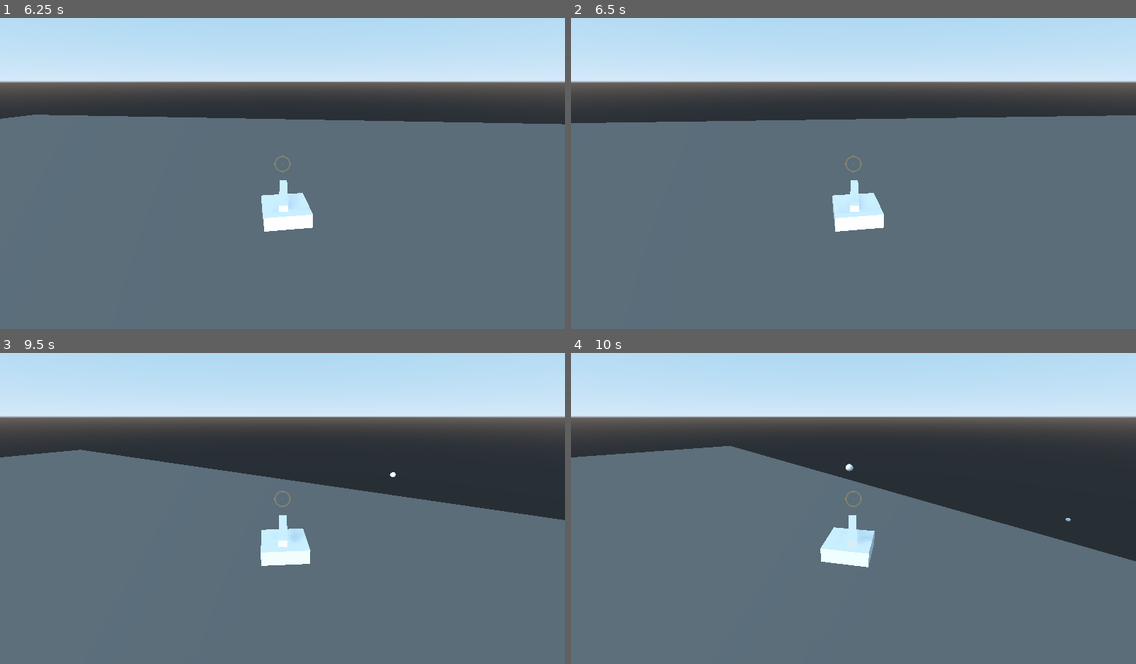
Above: before the commit, frames 1-4 (two rows, left to right).
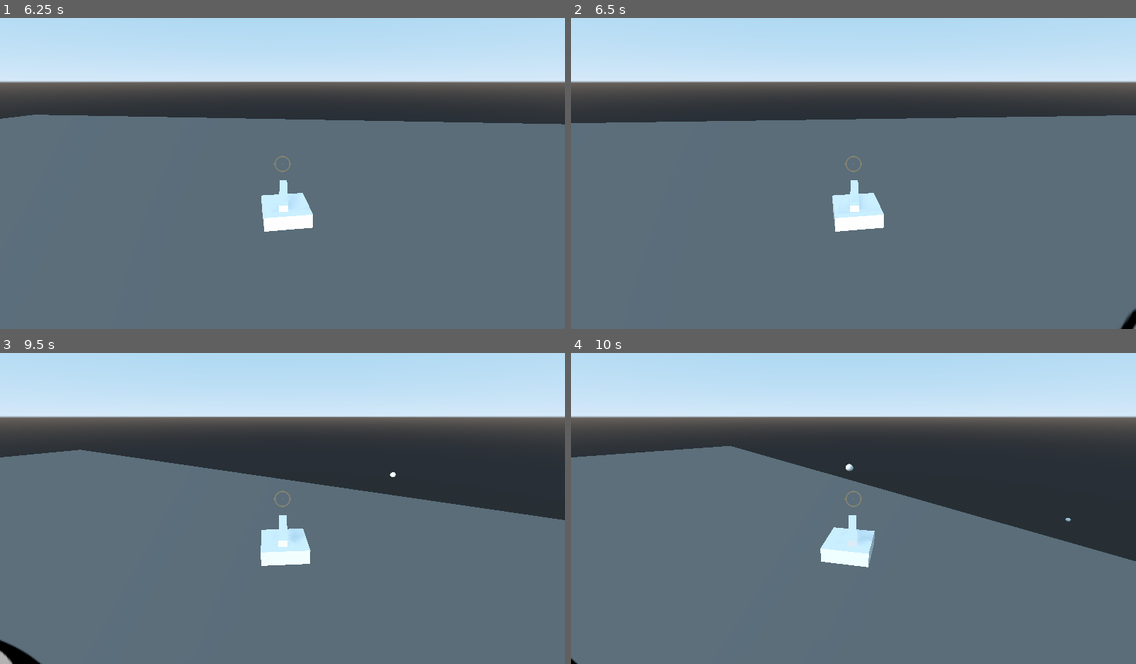
Above: after the commit, the same moments.

Repository: HelmetBugg/BioTank
Game: Godot game, scene res://Main.tscn
Same seed, same stepped clock (60 frames per second), same inputs: the game is played once before the commit and once after it.
Inputs (mouse positions are in pixels of both pictures, inside the frame that each line leads up to):
- Up to frame 1 (6.25 s): move the mouse to (276, 170) at 0.52 s; hold W (forward) 0.53-2.78 s; click (276, 170) at 0.6 s; move the mouse to (322, 167) at 1.27 s; click (322, 167) at 1.35 s; move the mouse to (237, 161) at 2.02 s; click (237, 161) at 2.1 s; move the mouse to (288, 164) at 2.77 s; hold A (turn_left) 2.78-3.53 s; click (288, 164) at 2.85 s; move the mouse to (259, 157) at 3.52 s; hold W (forward) 3.53-5.78 s; click (259, 157) at 3.6 s; move the mouse to (310, 164) at 4.27 s; click (310, 164) at 4.35 s; move the mouse to (254, 164) at 5.02 s; click (254, 164) at 5.1 s; move the mouse to (293, 157) at 5.77 s; hold D (turn_right) from 5.78 s (still down); click (293, 157) at 5.85 s
- Up to frame 2 (6.5 s): keep holding D (turn_right)
- Up to frame 3 (9.5 s): move the mouse to (276, 505) at 6.52 s; release D (turn_right) at 6.53 s; hold W (forward) 6.53-8.78 s; click (276, 505) at 6.6 s; move the mouse to (322, 502) at 7.27 s; click (322, 502) at 7.35 s; move the mouse to (237, 496) at 8.02 s; click (237, 496) at 8.1 s; move the mouse to (288, 499) at 8.77 s; hold A (turn_left) from 8.78 s (still down); click (288, 499) at 8.85 s
- Up to frame 4 (10 s): move the mouse to (830, 492) at 9.52 s; release A (turn_left) at 9.53 s; hold W (forward) from 9.53 s (still down); click (830, 492) at 9.6 s

Frame 1 is identical in both runs. In frame 2, 0.1% of the frame differs, in the area x 97-100%, y 93-100%; in frame 3, 0.3%, in the area x 0-8%, y 92-100%; in frame 4, less than 0.1%.

Commit message:
mortal combat is impossible, added a basic enemy shamelessly stolen from Miziziziz.

Diff:
--- /dev/null
+++ b/Enemy.gd
@@ -0,0 +1,27 @@
+extends KinematicBody
+
+const MOVE_SPEED = 3
+
+var player = null
+var dead = false
+
+func _ready():
+	add_to_group("enemies")
+
+func _physics_process(delta):
+	if dead:
+		return
+	if player == null:
+		return
+
+	var vec_to_player = player.translation - translation
+	vec_to_player = vec_to_player.normalized()
+
+	move_and_collide(vec_to_player * MOVE_SPEED * delta)
+
+func kill():
+	dead = true
+	$CollisionShape.disabled = true
+
+func set_player(p):
+	player = p
--- /dev/null
+++ b/Enemy.tscn
@@ -0,0 +1,21 @@
+[gd_scene load_steps=4 format=2]
+
+[ext_resource path="res://Enemy.gd" type="Script" id=1]
+[ext_resource path="res://enemy_sprite_placeholder.png" type="Texture" id=2]
+
+[sub_resource type="CapsuleShape" id=1]
+radius = 0.803713
+height = 0.80801
+
+[node name="Enemy" type="KinematicBody"]
+script = ExtResource( 1 )
+
+[node name="CollisionShape" type="CollisionShape" parent="."]
+transform = Transform( 1, 0, 0, 0, -4.37114e-08, -1, 0, 1, -4.37114e-08, 0, 0, 0 )
+shape = SubResource( 1 )
+
+[node name="Sprite3D" type="Sprite3D" parent="."]
+billboard = 2
+texture = ExtResource( 2 )
+hframes = 5
+vframes = 2
--- a/Main.tscn
+++ b/Main.tscn
@@ -1,7 +1,8 @@
-[gd_scene load_steps=8 format=2]
+[gd_scene load_steps=9 format=2]
 
 [ext_resource path="res://Player.tscn" type="PackedScene" id=1]
 [ext_resource path="res://Main.gd" type="Script" id=2]
+[ext_resource path="res://Enemy.tscn" type="PackedScene" id=3]
 
 [sub_resource type="BoxShape" id=1]
 
@@ -44,3 +45,6 @@
 [node name="DirectionalLight" type="DirectionalLight" parent="."]
 transform = Transform( 0.978487, 0.046086, -0.201093, 0, 0.97473, 0.223386, 0.206307, -0.218581, 0.953761, -14.8625, 10.6433, 1.01657 )
 shadow_enabled = true
+
+[node name="Enemy" parent="." instance=ExtResource( 3 )]
+transform = Transform( 1, 0, 0, 0, 1, 0, 0, 0, 1, -13.6628, -14.6046, 0 )
--- a/Player.gd
+++ b/Player.gd
@@ -5,6 +5,11 @@
 export var rot_speed = 0.85
 const Bullet = preload("res://Bullet.tscn")
 var velocity = Vector3.ZERO
+
+func _ready():
+	Input.set_mouse_mode(Input.MOUSE_MODE_CAPTURED)
+	yield(get_tree(), "idle_frame")
+	get_tree().call_group("enemies", "set_player", self)
 
 func _physics_process(delta):
 	velocity += gravity * delta
--- /dev/null
+++ b/RespawningTarget.gd
@@ -0,0 +1,8 @@
+extends KinematicBody
+
+var velocity = Vector3.ZERO
+export var gravity = Vector3.DOWN * 10
+
+func _physics_process(delta):
+	velocity += gravity * delta
+	velocity = move_and_slide(velocity, Vector3.UP)
Binary file added: enemy_sprite_placeholder.png
Not shown, added: enemy_sprite_placeholder.png.import
